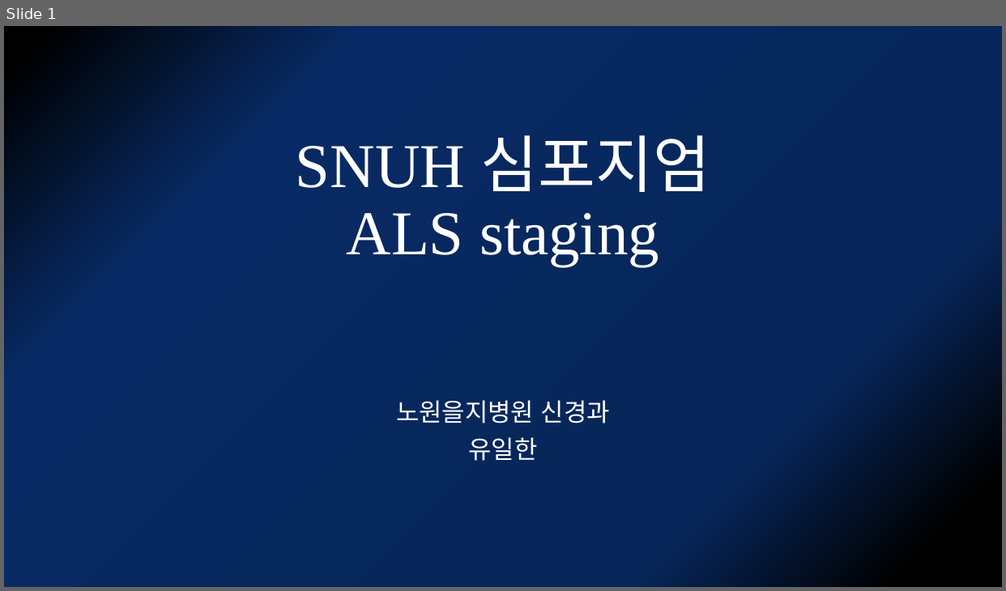
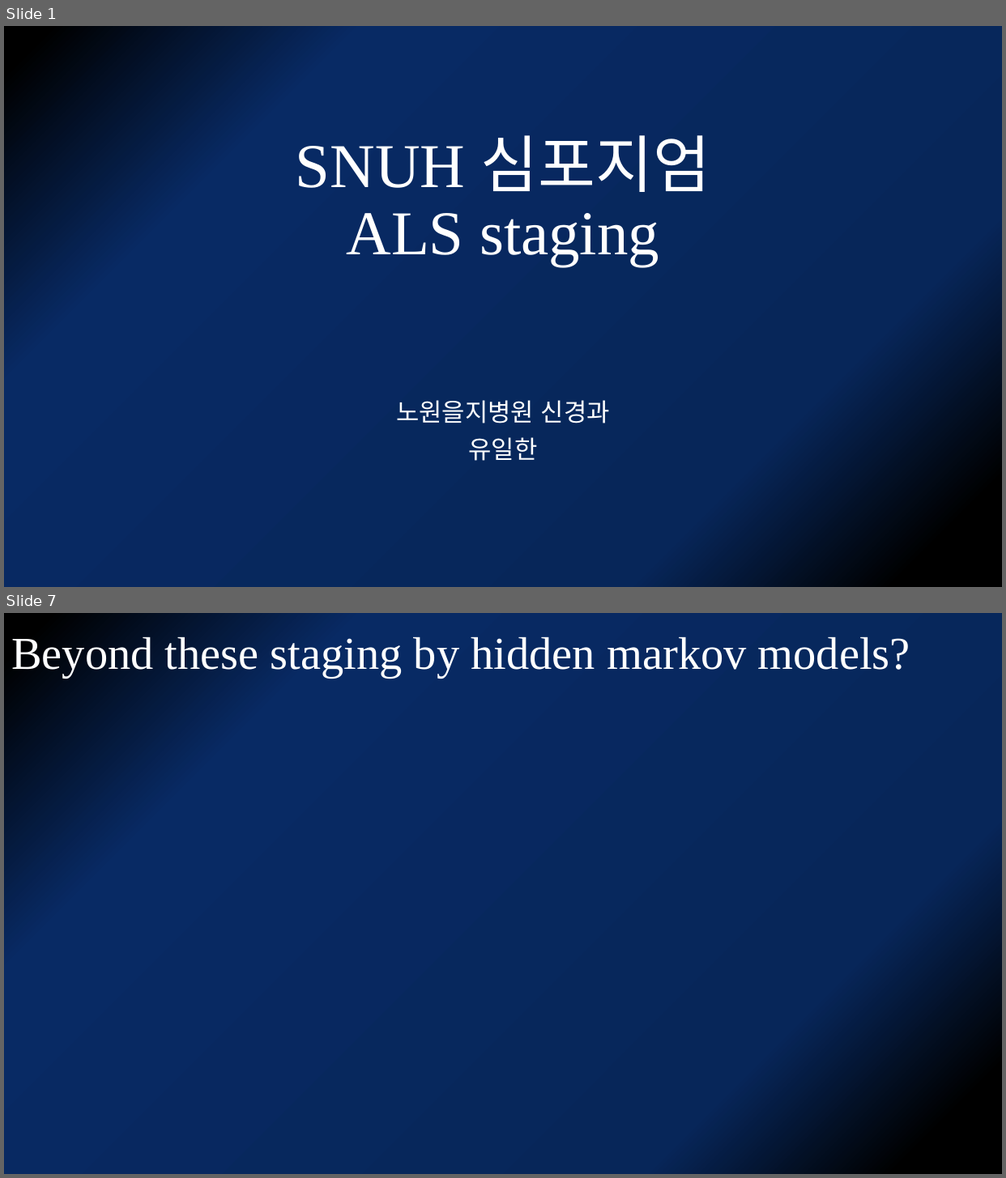
Before and after one commit to kjfdf/lecture, a slide deck: SNUH 심포지엄-유일한.pptx. Shown one above the other, each under a label of ours: slide 1 before the commit, slides 1 and 7 after it; the slides between them are not shown. The pictures are 1006x591 and 1006x1178 pixels, drawn with LibreOffice and Linux fonts; fonts in the diff are those of the drawing. Boxes give left, top, right and bottom in pixels: in the first picture for what was removed or moved away, otherwise in the second. Text is boxed around its words. In the diff, an @@ line names an element or a change of style, - is before the commit and + after.

```diff
--- a/SNUH 심포지엄-유일한.pptx
+++ b/SNUH 심포지엄-유일한.pptx
@@ slide 7 added at bbox=[4, 613, 1002, 1174], background gradient #000000 to #072659 to #082A64 @@
@@ title added at bbox=[11, 636, 910, 678], 44 pt, text #FFFFFF @@
+Beyond these staging by hidden markov models?
```
Also in this commit, not shown: 5 other slides added, 1 slide removed.
